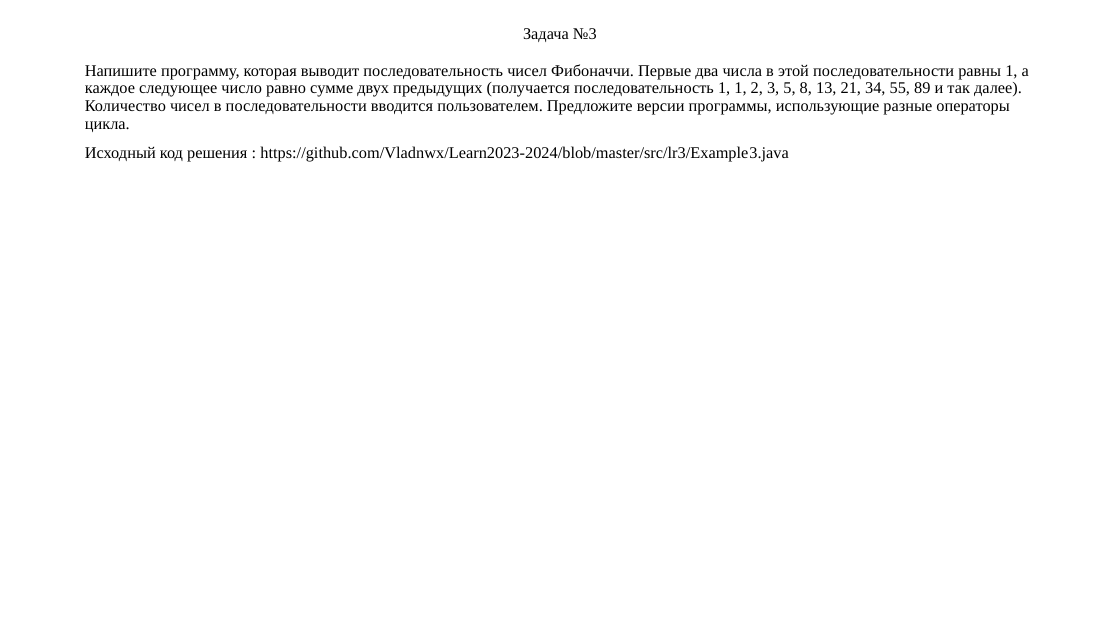
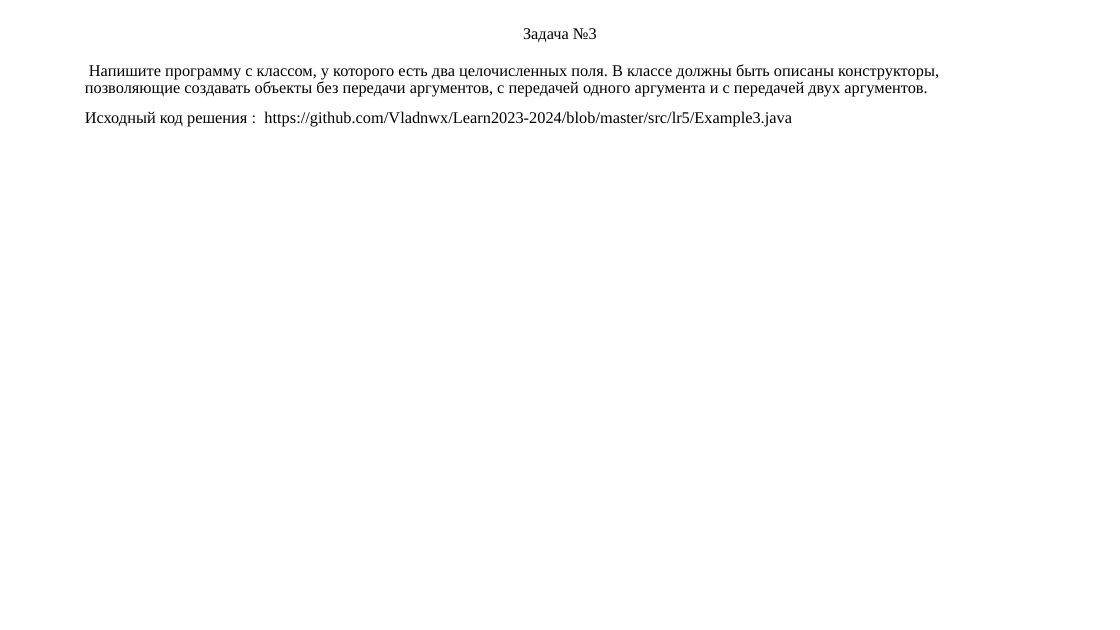
Before and after one commit to Vladnwx/Learn2023-2024, a slide deck: slide 5 of src/lr5/РИЗ-130916у Савельев В.Н. Отчет о выполнении ЛР5.pptx. Drawn at 1120x630 pixels with LibreOffice and Linux fonts; fonts in the diff are those of the drawing. Boxes give left, top, right and bottom in pixels: in the first picture for what was removed or moved away, otherwise in the second. Text is boxed around its words. In the diff, an @@ line names an element or a change of style, - is before the commit and + after.

```diff
--- a/src/lr5/РИЗ-130916у Савельев В.Н. Отчет о выполнении ЛР5.pptx
+++ b/src/lr5/РИЗ-130916у Савельев В.Н. Отчет о выполнении ЛР5.pptx
@@ text at (85,64,939,127): text changed @@
-Напишите программу, которая выводит последовательность чисел Фибоначчи. Первые два числа в этой последовательности равны 1, а каждое следующее число равно сумме двух предыдущих (получается последовательность 1, 1, 2, 3, 5, 8, 13, 21, 34, 55, 89 и так далее). Количество чисел в последовательности вводится пользователем. Предложите версии программы, использующие разные операторы цикла.
-Исходный код решения : https://github.com/Vladnwx/Learn2023-2024/blob/master/src/lr3/Example3.java
+Напишите программу с классом, у которого есть два целочисленных поля. В классе должны быть описаны конструкторы, позволяющие создавать объекты без передачи аргументов, с передачей одного аргумента и с передачей двух аргументов.
+Исходный код решения : https://github.com/Vladnwx/Learn2023-2024/blob/master/src/lr5/Example3.java
```
Also in this commit, not shown: 8 other slides changed, 4 slides removed.
